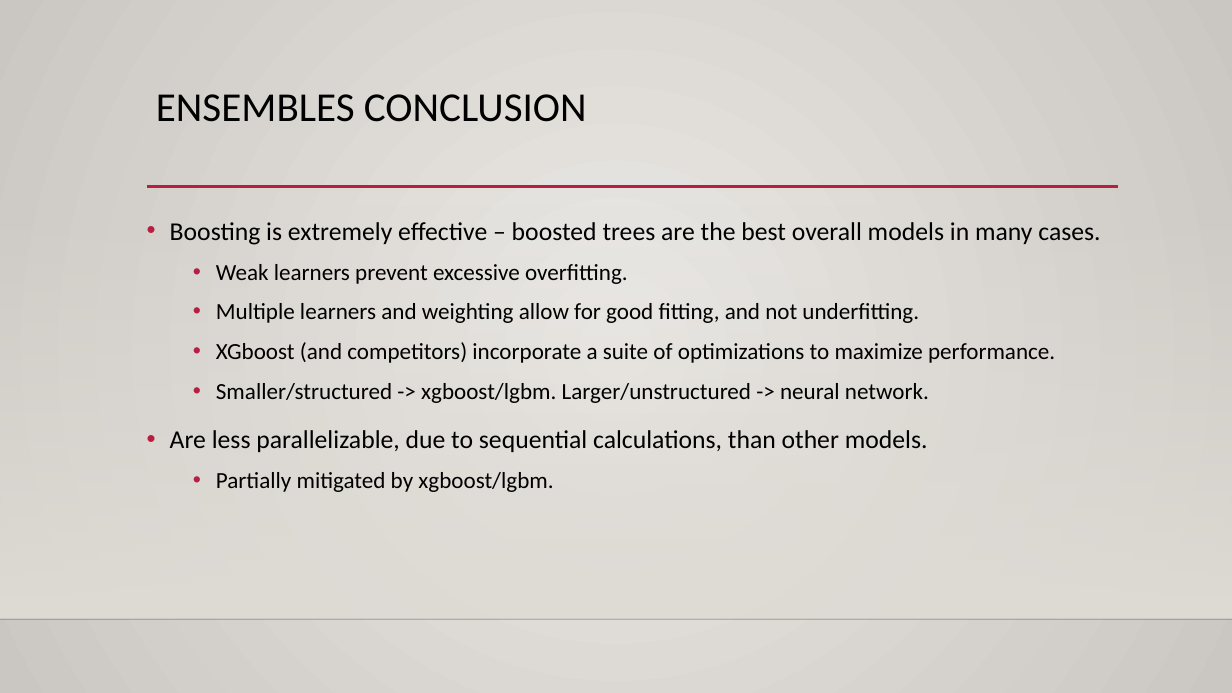
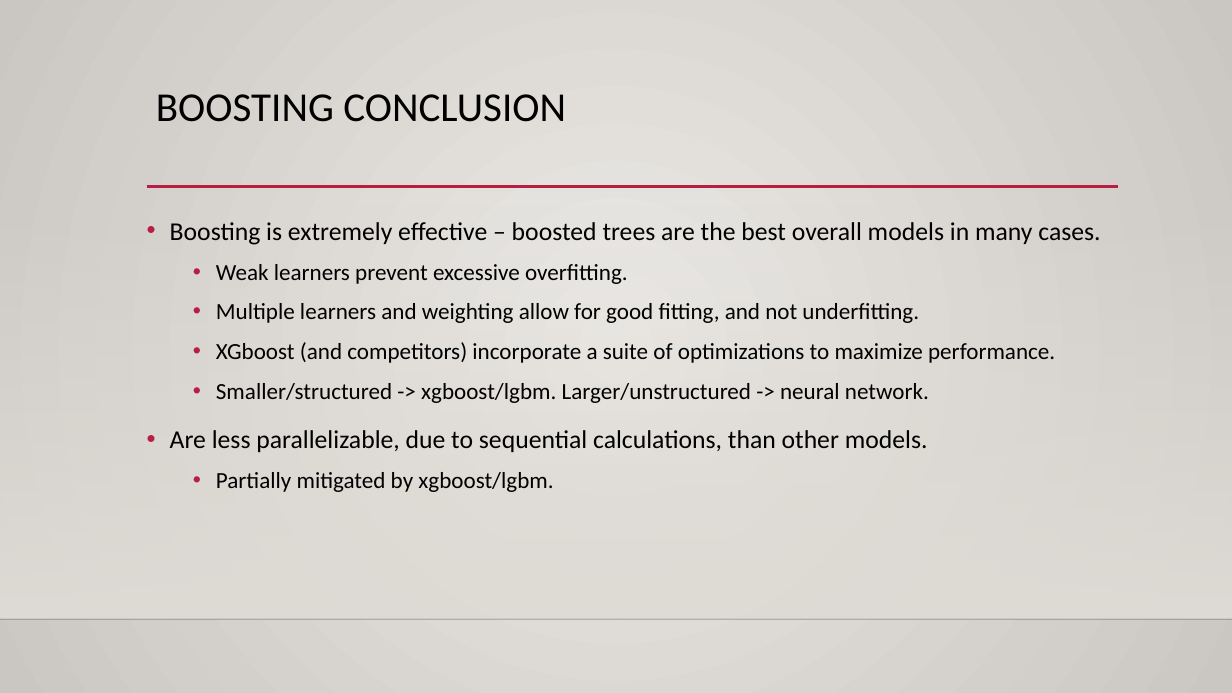
Before and after one commit to allyryry/3950_Workbooks, a slide deck: slide 19 of reference_content/Slides/boosting.pptx (slide 16 before the commit). Drawn at 1232x693 pixels with LibreOffice and Linux fonts; fonts in the diff are those of the drawing; background and template pictures are left out. Boxes give left, top, right and bottom in pixels: in the first picture for what was removed or moved away, otherwise in the second. Text is boxed around its words. In the diff, an @@ line names an element or a change of style, - is before the commit and + after.

```diff
--- a/reference_content/Slides/boosting.pptx
+++ b/reference_content/Slides/boosting.pptx
@@ title at (x1=156, y1=94, x2=566, y2=122): text changed @@
-ENSEMBLES CONCLUSION
+BOOSTING CONCLUSION
```
Also in this commit, not shown: 5 other slides changed, 4 slides added, 1 slide removed, 3 other files.
